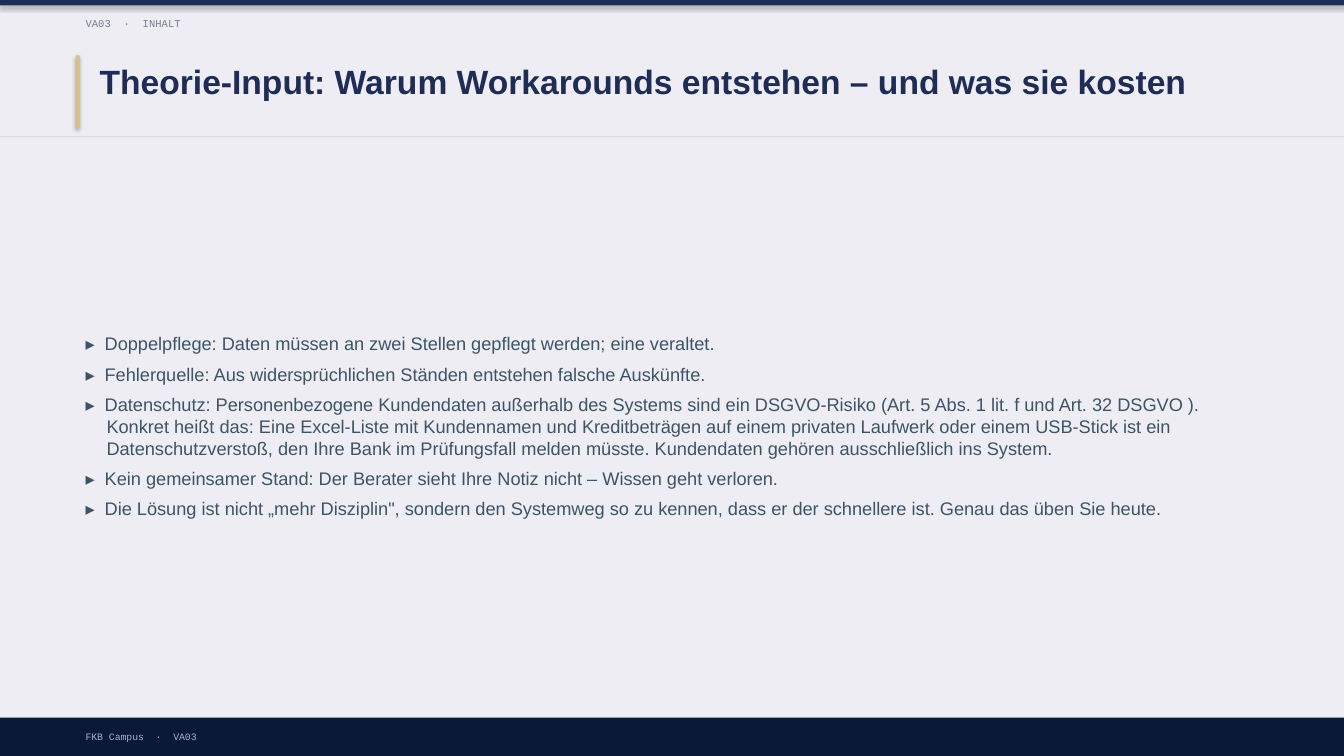
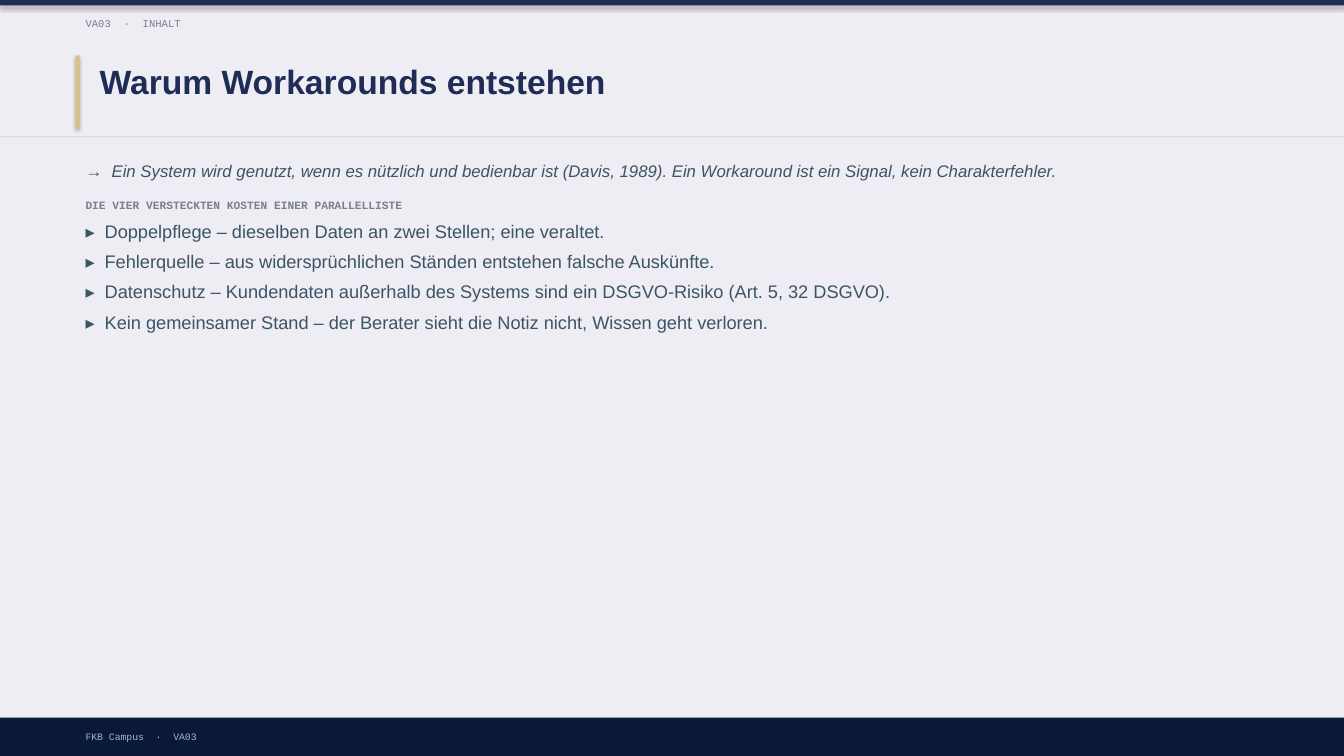
Before and after one commit to ck5rqc47pr-byte/firmenkundenakademie-online, a slide deck: slide 9 of protected-downloads/praesentation/VA03.pptx (slide 6 before the commit). Drawn at 1344x756 pixels with LibreOffice and Linux fonts; fonts in the diff are those of the drawing. Boxes give left, top, right and bottom in pixels: in the first picture for what was removed or moved away, otherwise in the second. Text is boxed around its words. In the diff, an @@ line names an element or a change of style, - is before the commit and + after.

```diff
--- a/protected-downloads/praesentation/VA03.pptx
+++ b/protected-downloads/praesentation/VA03.pptx
@@ text at [100, 69, 606, 95]: text changed @@
-Theorie-Input: Warum Workarounds entstehen – und was sie kosten
+Warum Workarounds entstehen
@@ text "→ Ein System wird genutzt, ..." at [86, 165, 1057, 333]: vertical alignment middle to top @@
@@ text at [86, 165, 1057, 333]: text changed @@
-▸ Doppelpflege: Daten müssen an zwei Stellen gepflegt werden; eine veraltet.
-▸ Fehlerquelle: Aus widersprüchlichen Ständen entstehen falsche Auskünfte.
-▸ Datenschutz: Personenbezogene Kundendaten außerhalb des Systems sind ein DSGVO-Risiko (Art. 5 Abs. 1 lit. f und Art. 32 DSGVO ). Konkret heißt das: Eine Excel-Liste mit Kundennamen und Kreditbeträgen auf einem privaten Laufwerk oder einem USB-Stick ist ein Datenschutzverstoß, den Ihre Bank im Prüfungsfall melden müsste. Kundendaten gehören ausschließlich ins System.
-▸ Kein gemeinsamer Stand: Der Berater sieht Ihre Notiz nicht – Wissen geht verloren.
-▸ Die Lösung ist nicht „mehr Disziplin", sondern den Systemweg so zu kennen, dass er der schnellere ist. Genau das üben Sie heute.
+→ Ein System wird genutzt, wenn es nützlich und bedienbar ist (Davis, 1989). Ein Workaround ist ein Signal, kein Charakterfehler.
+DIE VIER VERSTECKTEN KOSTEN EINER PARALLELLISTE
+▸ Doppelpflege – dieselben Daten an zwei Stellen; eine veraltet.
+▸ Fehlerquelle – aus widersprüchlichen Ständen entstehen falsche Auskünfte.
+▸ Datenschutz – Kundendaten außerhalb des Systems sind ein DSGVO-Risiko (Art. 5, 32 DSGVO).
+▸ Kein gemeinsamer Stand – der Berater sieht die Notiz nicht, Wissen geht verloren.
```
Also in this commit, not shown: 3 other slides changed, 8 slides added, 5 other files.
